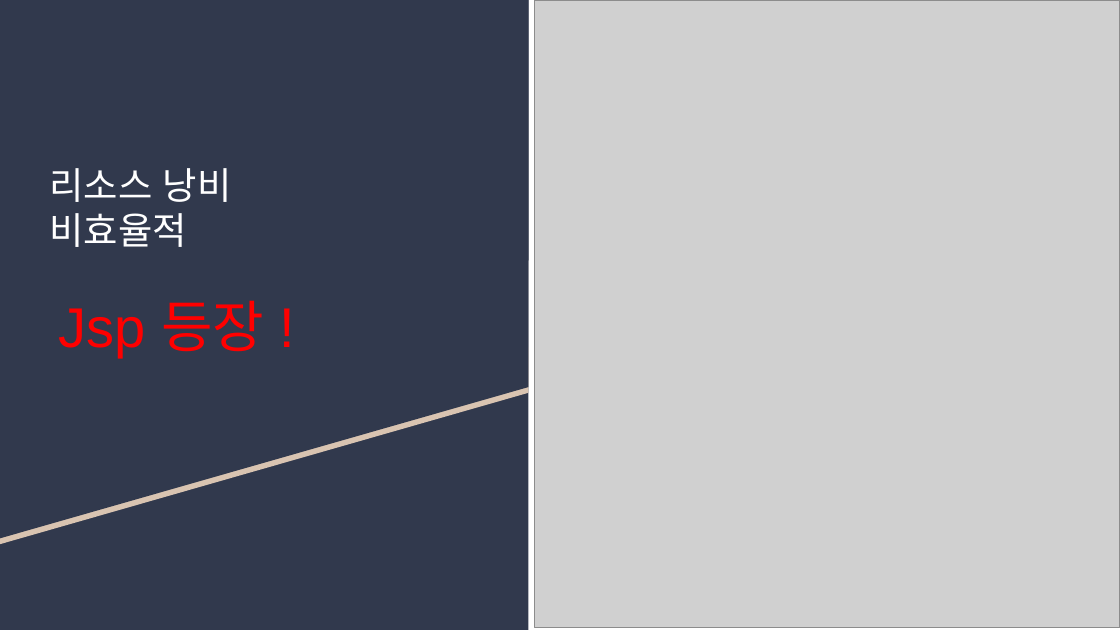
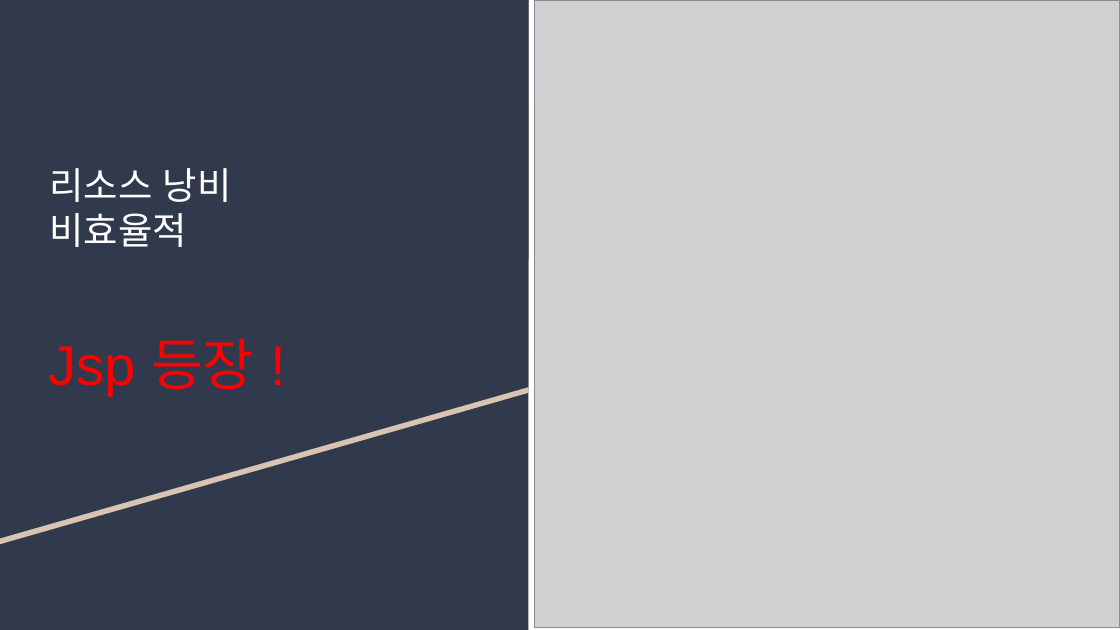
Before and after one commit to RionPark/bdi-homework, a slide deck: slide 3 of src/d191101/joeunae/JSP의 요청 처리 과정_조은애.pptx. Drawn at 1120x630 pixels with LibreOffice and Linux fonts; fonts in the diff are those of the drawing; grey boxes stand for pictures. Boxes give left, top, right and bottom in pixels: in the first picture for what was removed or moved away, otherwise in the second. Text is boxed around its words. In the diff, an @@ line names an element or a change of style, - is before the commit and + after.

```diff
--- a/src/d191101/joeunae/JSP의 요청 처리 과정_조은애.pptx
+++ b/src/d191101/joeunae/JSP의 요청 처리 과정_조은애.pptx
@@ text "Jsp 등장 !": place and size @@
-text "Jsp 등장 !" at box(59, 300, 264, 356)
+text "Jsp 등장 !" at box(49, 338, 254, 394)
```
Also in this commit, not shown: 1 other slide changed.
